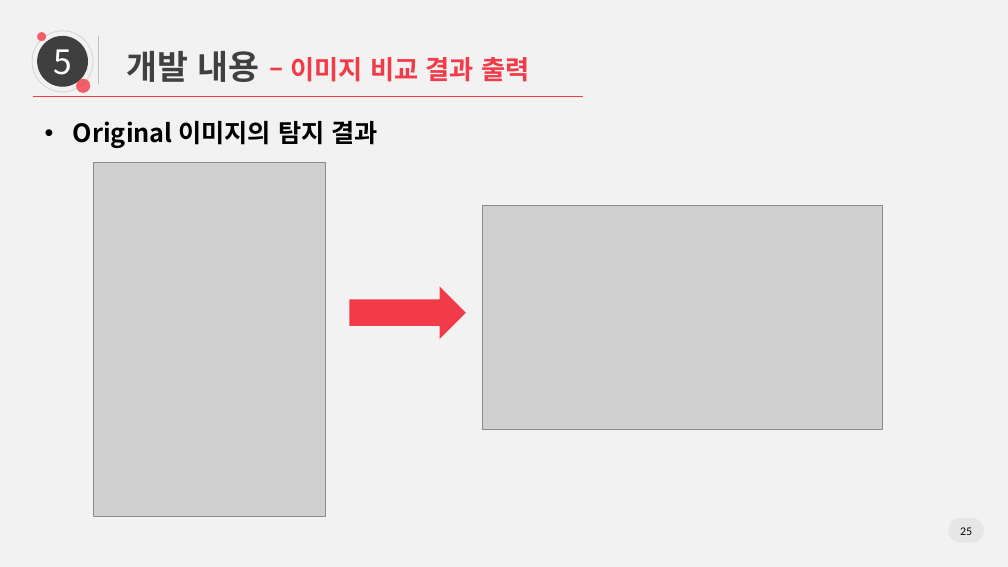
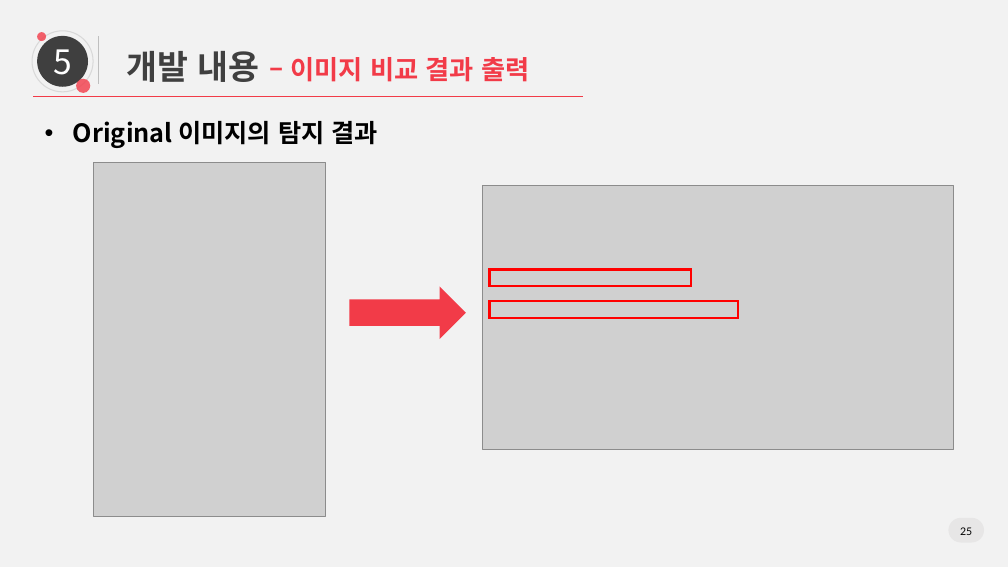
Before and after one commit to yjinsol/grad_project, a slide deck: slide 25 of Docs/20190625_졸업논문 최종발표/0625 논문 최종발표_final.pptx. Drawn at 1008x567 pixels with LibreOffice and Linux fonts; fonts in the diff are those of the drawing; grey boxes stand for pictures. Boxes give left, top, right and bottom in pixels: in the first picture for what was removed or moved away, otherwise in the second. Text is boxed around its words. In the diff, an @@ line names an element or a change of style, - is before the commit and + after.

```diff
--- a/Docs/20190625_졸업논문 최종발표/0625 논문 최종발표_final.pptx
+++ b/Docs/20190625_졸업논문 최종발표/0625 논문 최종발표_final.pptx
@@ picture: place and size @@
-picture at box(483, 206, 882, 430)
+picture at box(483, 186, 954, 450)
@@ rectangle added at box(490, 270, 692, 287), outline #FF0000 2.25 pt @@
@@ rectangle added at box(490, 302, 738, 318), outline #FF0000 2.25 pt @@
```
Also in this commit, not shown: 1 other slide changed.
